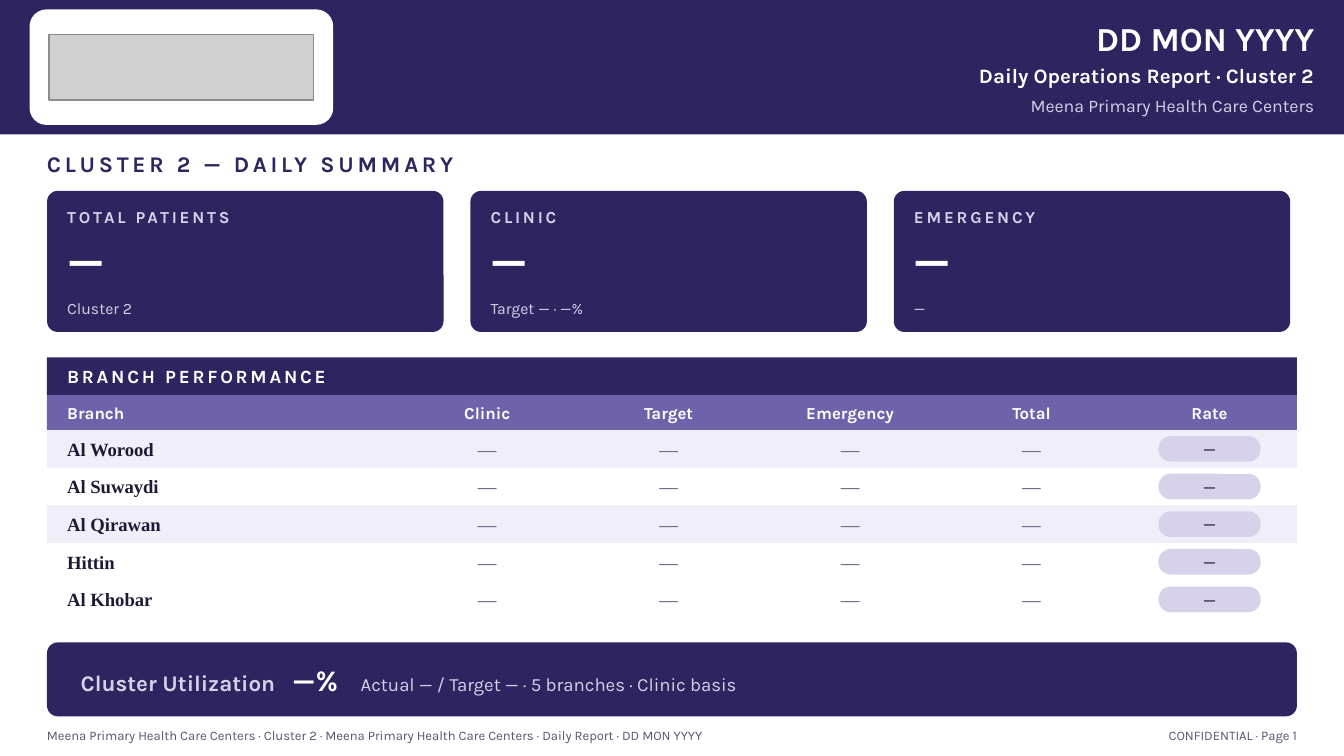
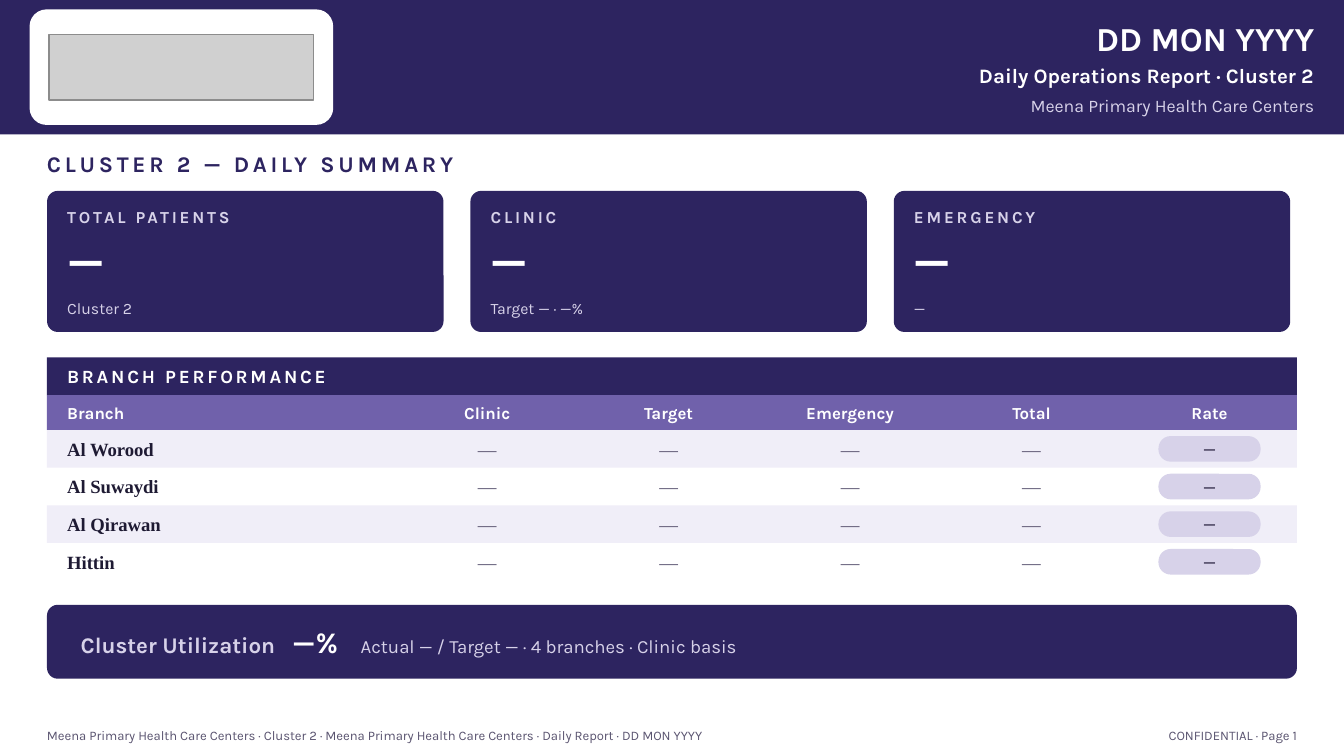
Before and after one commit to a7m2030ed-debug/Aogh, a slide deck: slide 1 of template/Cluster2_Daily_Report_BLANK_Template.pptx. Drawn at 1344x756 pixels with LibreOffice and Linux fonts; fonts in the diff are those of the drawing; grey boxes stand for pictures. Boxes give left, top, right and bottom in pixels: in the first picture for what was removed or moved away, otherwise in the second. Text is boxed around its words. In the diff, an @@ line names an element or a change of style, - is before the commit and + after.

```diff
--- a/template/Cluster2_Daily_Report_BLANK_Template.pptx
+++ b/template/Cluster2_Daily_Report_BLANK_Template.pptx
@@ text removed at [67, 593, 152, 606] @@
-Al Khobar
@@ text removed at [396, 581, 578, 618] @@
-—
@@ text removed at [578, 581, 759, 618] @@
-—
@@ text removed at [759, 581, 941, 618] @@
-—
@@ text removed at [941, 581, 1122, 618] @@
-—
@@ rounded rectangle removed at [1159, 587, 1261, 613] @@
@@ text removed at [1159, 587, 1261, 613] @@
-—
@@ rounded rectangle: place and size @@
-rounded rectangle at [47, 642, 1297, 716]
+rounded rectangle at [47, 605, 1297, 679]
@@ text at [81, 637, 736, 658]: text changed @@
-Cluster Utilization —% Actual — / Target — · 5 branches · Clinic basis
+Cluster Utilization —% Actual — / Target — · 4 branches · Clinic basis
```
Also in this commit, not shown: 3 other files.
